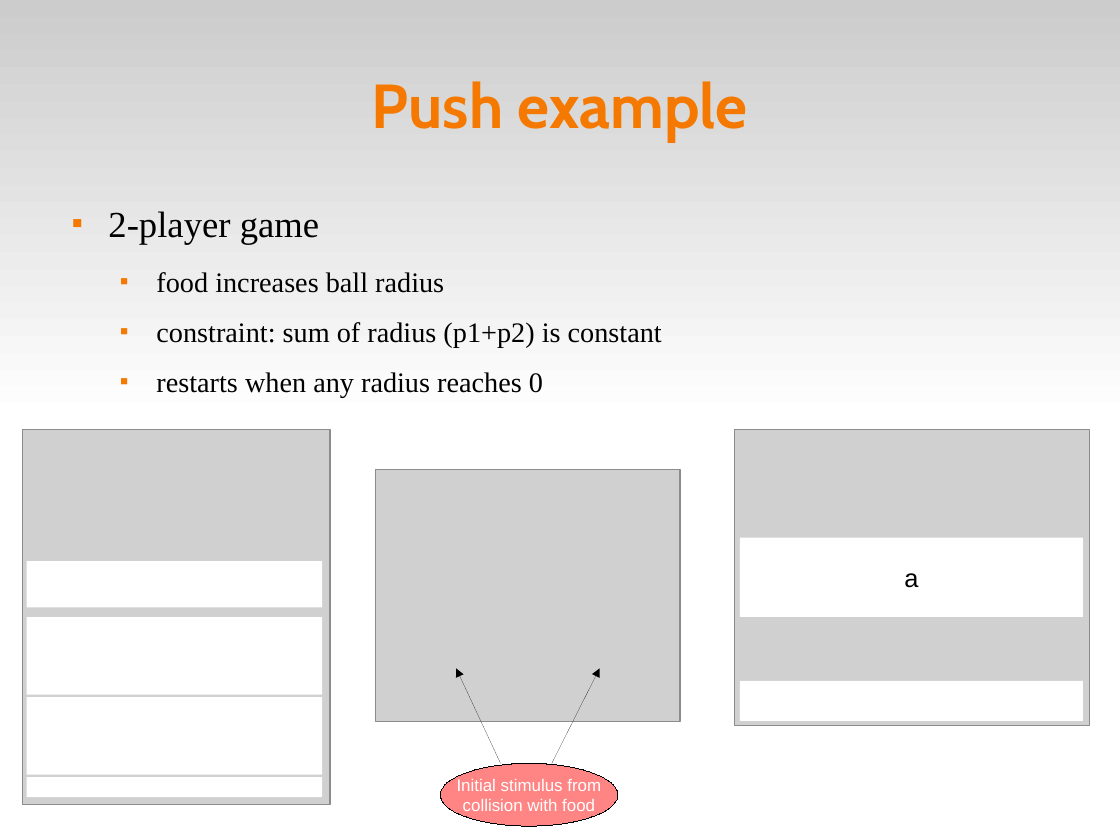
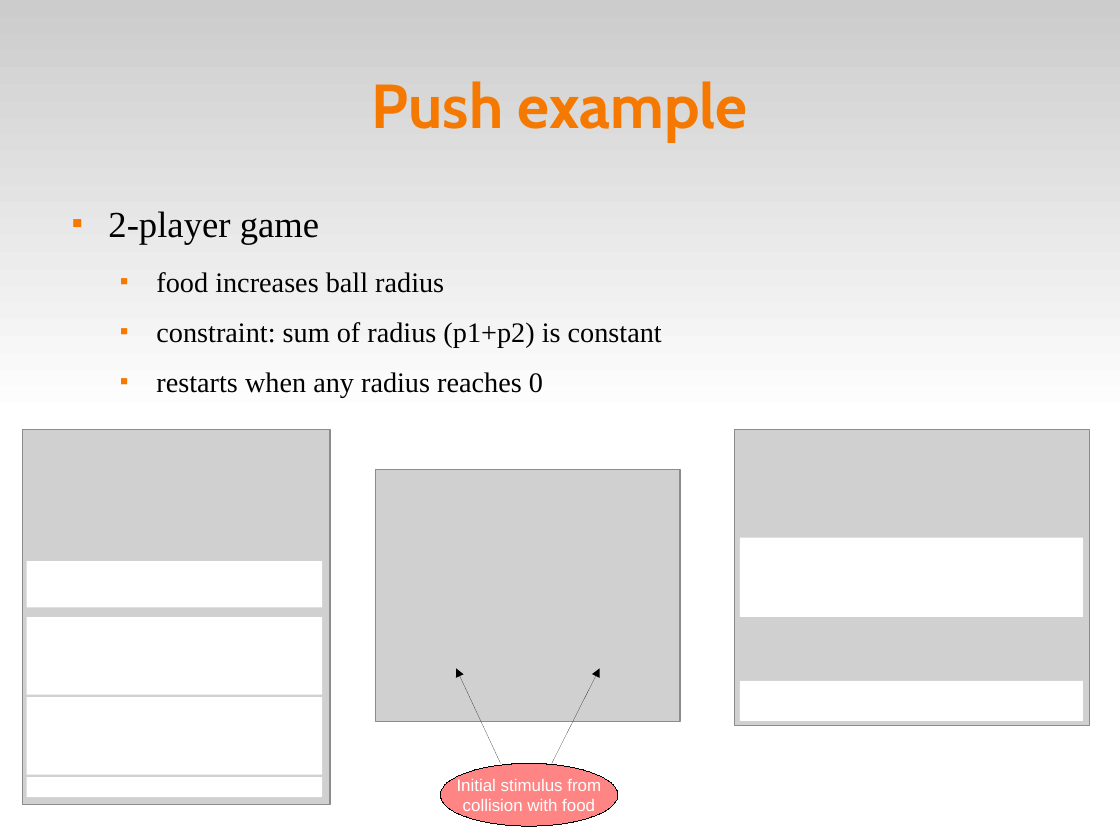
Before and after one commit to fsantanna-no/ceu-docs, a slide deck: slide 11 of ceu_curryon.odp. Drawn at 1120x840 pixels with LibreOffice and Linux fonts; fonts in the diff are those of the drawing; grey boxes stand for pictures. Boxes give left, top, right and bottom in pixels: in the first picture for what was removed or moved away, otherwise in the second. Text is boxed around its words. In the diff, an @@ line names an element or a change of style, - is before the commit and + after.

```diff
--- a/ceu_curryon.odp
+++ b/ceu_curryon.odp
@@ text in rectangle at (x1=904, y1=573, x2=918, y2=588): text removed @@
-a
```
Also in this commit, not shown: 3 other slides changed, 2 other files.
